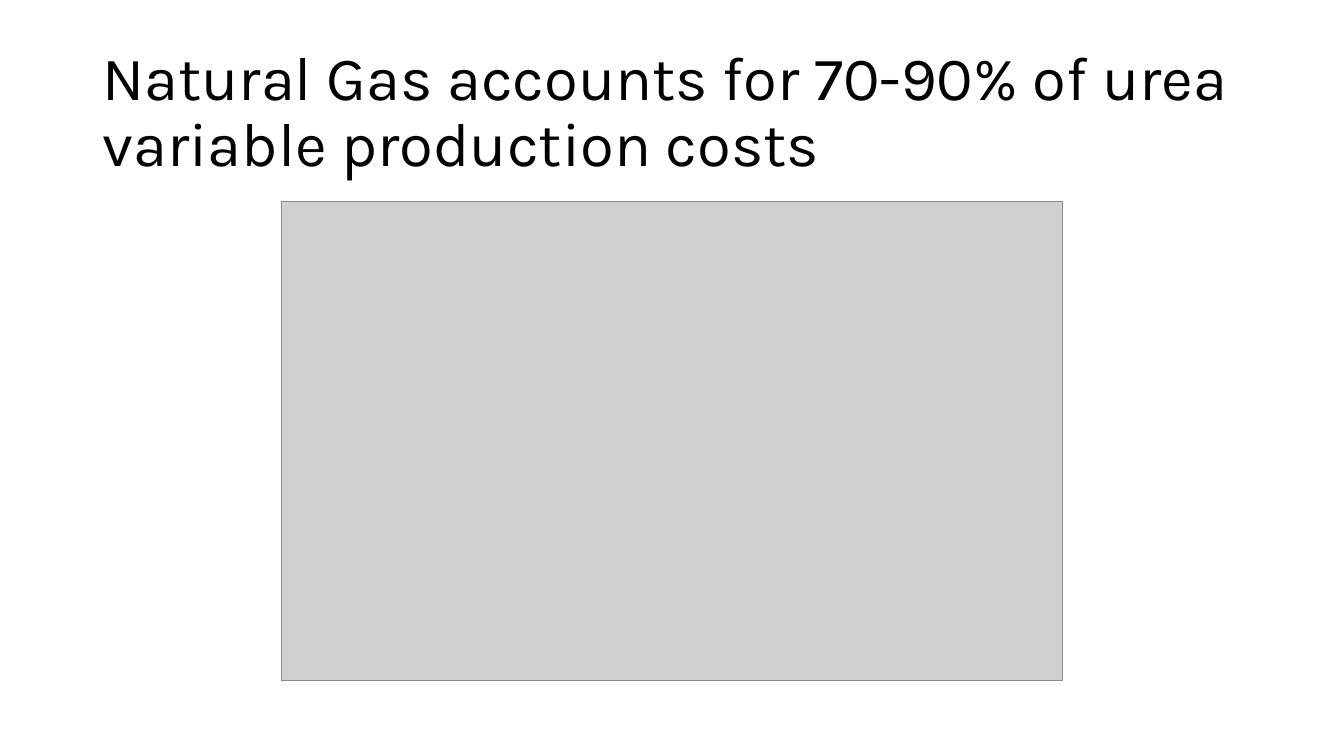
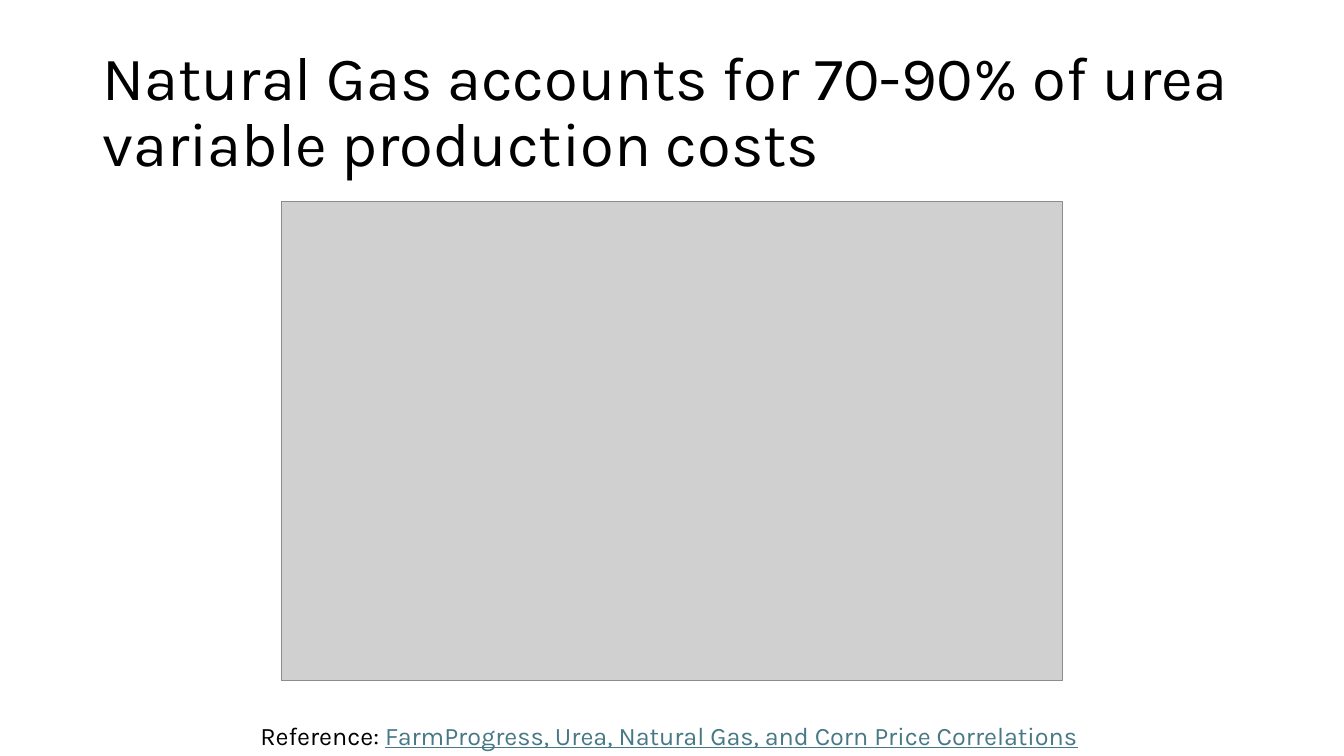
Before and after one commit to mahdi-ghafarian/time-series, a slide deck: slide 6 of borderland/2-urea/presentation/urea.pptx (slide 5 before the commit). Drawn at 1344x756 pixels with LibreOffice and Linux fonts; fonts in the diff are those of the drawing; grey boxes stand for pictures. Boxes give left, top, right and bottom in pixels: in the first picture for what was removed or moved away, otherwise in the second. Text is boxed around its words. In the diff, an @@ line names an element or a change of style, - is before the commit and + after.

Commit message:
Changes to be committed: 	modified:   borderland/1-cadusd/Presentation/CADUSD.pptx 	modified:   borderland/2-urea/presentation/urea.pptx 	new file:   borderland/2-urea/summary/Mahdi - Urea Analysis Summary.docx

```diff
--- a/borderland/2-urea/presentation/urea.pptx
+++ b/borderland/2-urea/presentation/urea.pptx
@@ text added at (x1=260, y1=727, x2=1077, y2=751), 18 pt, text #467886, underline @@
+Reference: FarmProgress, Urea, Natural Gas, and Corn Price Correlations
```
Also in this commit, not shown: 2 other slides changed, 2 slides added, 2 other files.
